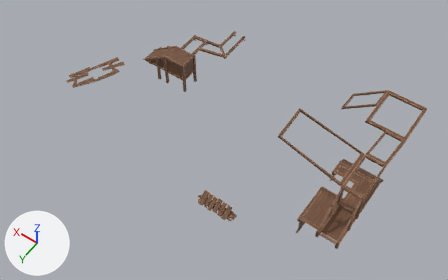
The FBX model Steel Heel Jam/Assets/Art/Meshes/Powerhouse/SM_Wood_01.fbx: old version first, new version second.
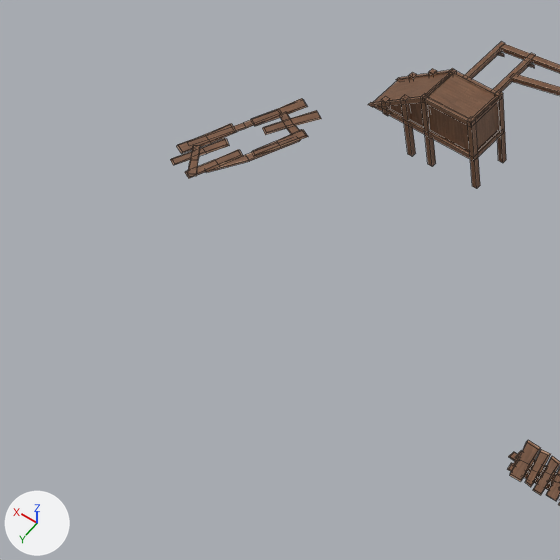
Each version appears first whole from a camera (50 mm lens) standing at (-55.0, 57.2, 104.2) and looking at (-9.4, -6.6, 3.9), and next in a close-up on the part from 0% to 49% of the width and 7% to 84% of the height. Arrows for +X, +Y and +Z are at lower left; the lights stay in place. The close-ups show mesh edges as thin lines.

Before the edit, the objects in view are built like this:
```python
me_plane_010 = bpy.data.meshes.new('Plane.010')
me_plane_010.from_pydata(...)  # 704 vertices, 530 faces; spans x -41.2..28.8, y -30.1..7.9, z 0.8..19.3
me_plane_010.materials.append(mat_m_wood_01)  # picture img_t_wood_01_d_png
ob_sm_wood_01 = bpy.data.objects.new('SM_Wood_01', me_plane_010)
ob_sm_wood_01.location = (0.0, 0.0, 0.0)
```
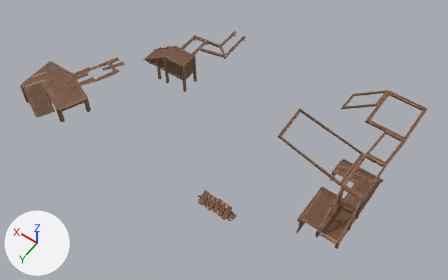
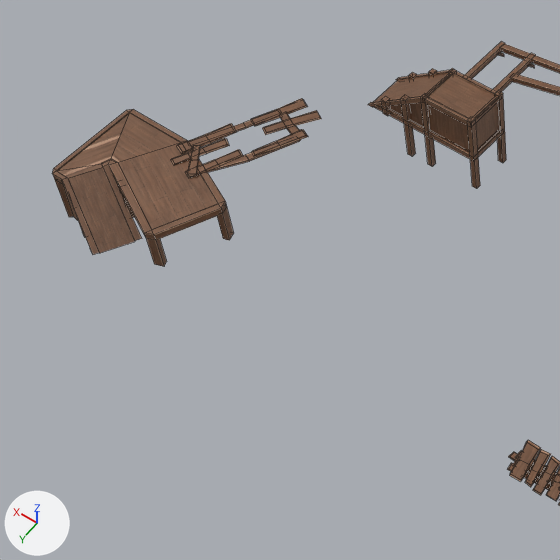
The change, as a diff of the scene's bpy script:
```diff
--- a/Steel Heel Jam/Assets/Art/Meshes/Powerhouse/SM_Wood_01.fbx.py
+++ b/Steel Heel Jam/Assets/Art/Meshes/Powerhouse/SM_Wood_01.fbx.py
@@ me_plane_010 @@
 # used by ob_sm_wood_01; location = (0.0, 0.0, 0.0)
-me_plane_010.from_pydata(...)  # 704 vertices, 530 faces; spans x -41.2..28.8, y -30.1..7.9, z 0.8..19.3
+me_plane_010.from_pydata(...)  # 817 vertices, 602 faces; spans x -41.2..35.5, y -30.1..10.0, z -1.0..19.3
+# me_plane_010 part 1: a new loose piece of 73 vertices spanning x 20.8..35.5, y -2.0..10.0, z -1.0..4.5, in mat_m_wood_01 (picture img_t_wood_01_d_png)
+# me_plane_010 part 2
+# 40 vertices are added at x 28.3..34.2, y -2.0..8.7, z -0.3..4.4
+# 17 new faces join them
 me_plane_010.materials.append(mat_m_wood_01)
```

Pixel boxes [x1, y1, x2, y2] of what changed, in the close-ups (560 x 560 px):
'SM_Wood_01', reshaped
    before: [170, 41, 560, 506]
    after: [52, 41, 560, 506]
part 1 of me_plane_010, added (brown)
    after: [52, 109, 234, 266]
part 2 of me_plane_010, added
    after: [63, 182, 134, 237]
